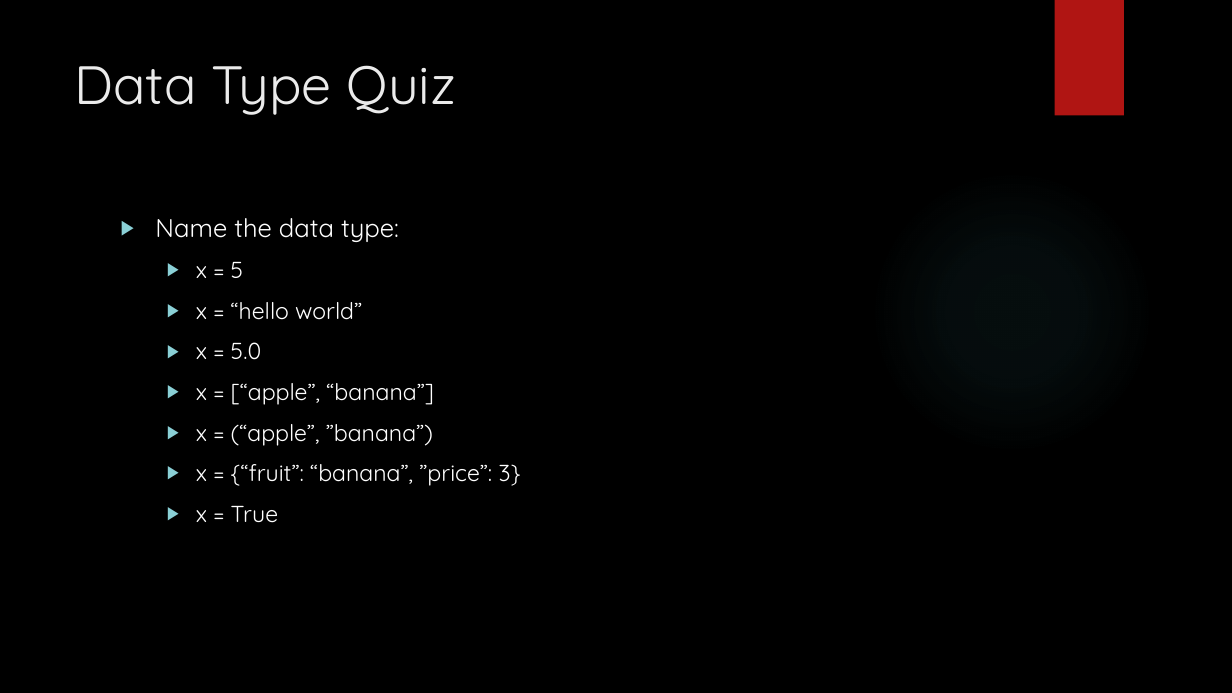
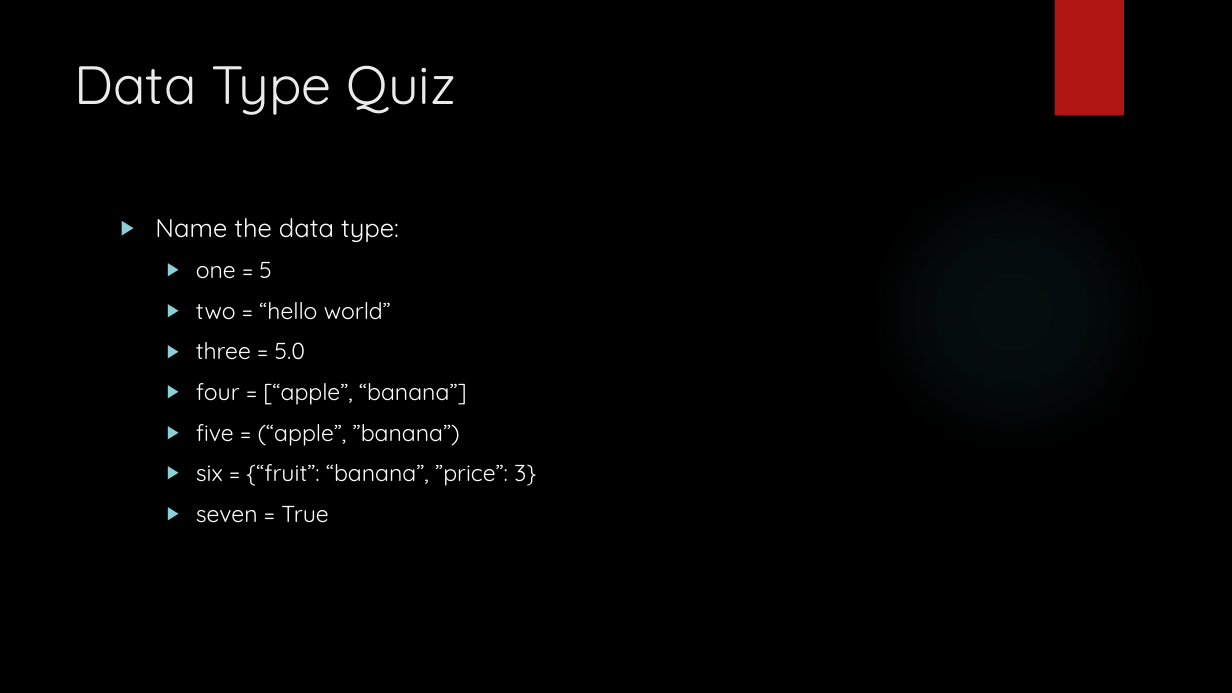
Before and after one commit to siddbose97/pythonWorkshop, a slide deck: slide 24 of pythonpresentation.pptx. Drawn at 1232x693 pixels with LibreOffice and Linux fonts; fonts in the diff are those of the drawing; background and template pictures are left out. Boxes give left, top, right and bottom in pixels: in the first picture for what was removed or moved away, otherwise in the second. Text is boxed around its words. In the diff, an @@ line names an element or a change of style, - is before the commit and + after.

```diff
--- a/pythonpresentation.pptx
+++ b/pythonpresentation.pptx
@@ text at [196, 262, 536, 523]: text changed @@
-  ▶ x = 5
-  ▶ x = “hello world”
-  ▶ x = 5.0
-  ▶ x = [“apple”, “banana”]
-  ▶ x = (“apple”, ”banana”)
-  ▶ x = {“fruit”: “banana”, ”price”: 3}
-  ▶ x = True
+  ▶ one = 5
+  ▶ two = “hello world”
+  ▶ three = 5.0
+  ▶ four = [“apple”, “banana”]
+  ▶ five = (“apple”, ”banana”)
+  ▶ six = {“fruit”: “banana”, ”price”: 3}
+  ▶ seven = True
```
Also in this commit, not shown: 14 other slides changed, 4 other files.
